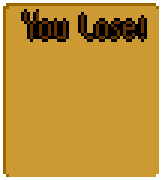
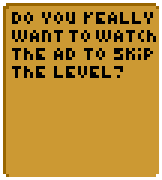
Layered file, before and after one edit (162px x 180px). Changes by layer:
renamed "You_lose" to "advert", painted on it over [12, 9, 156, 78]
